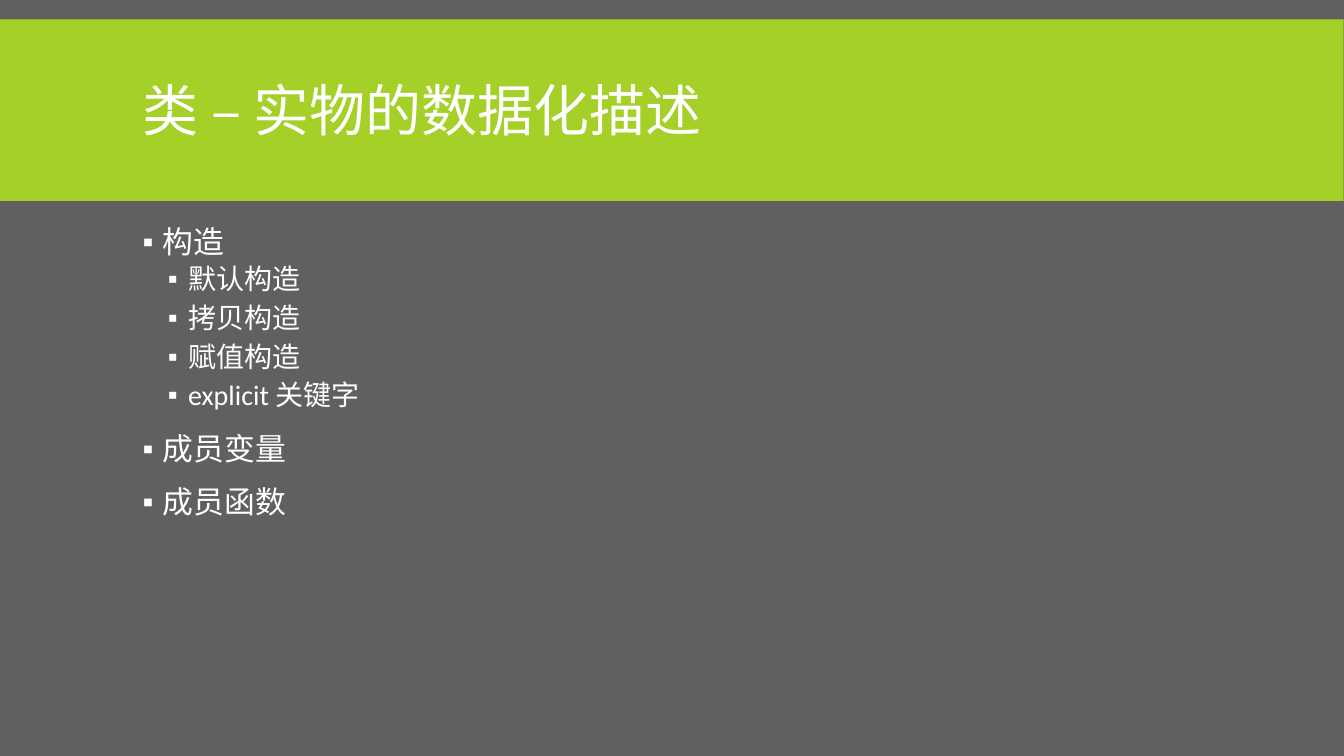
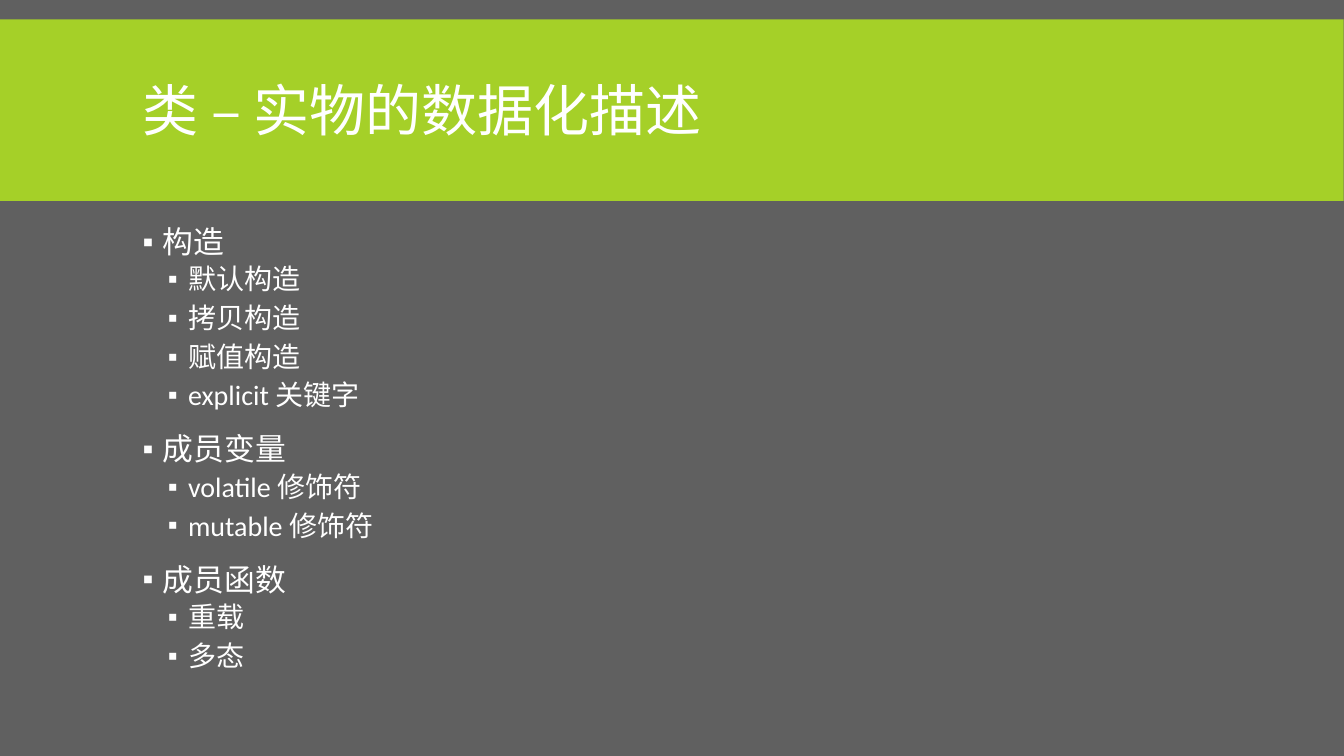
Before and after one commit to albertclass/Lessons, a slide deck: slide 28 of advance c++/courseware.pptx (slide 26 before the commit). Drawn at 1344x756 pixels with LibreOffice and Linux fonts; fonts in the diff are those of the drawing. Boxes give left, top, right and bottom in pixels: in the first picture for what was removed or moved away, otherwise in the second. Text is boxed around its words. In the diff, an @@ line names an element or a change of style, - is before the commit and + after.

```diff
--- a/advance c++/courseware.pptx
+++ b/advance c++/courseware.pptx
@@ text at box(188, 473, 373, 538): paragraphs added @@
+  ▪ volatile 修饰符
+  ▪ mutable 修饰符
@@ text at box(188, 603, 244, 668): paragraphs added @@
+  ▪ 重载
+  ▪ 多态
```
Also in this commit, not shown: 5 other slides changed, 2 slides added, 13 other files.
